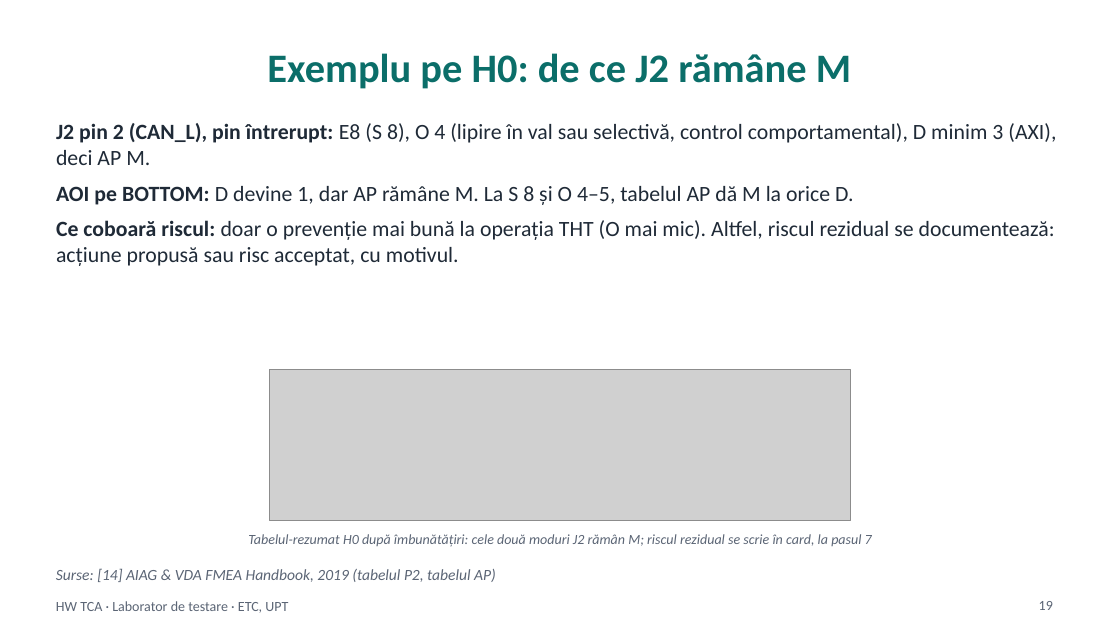
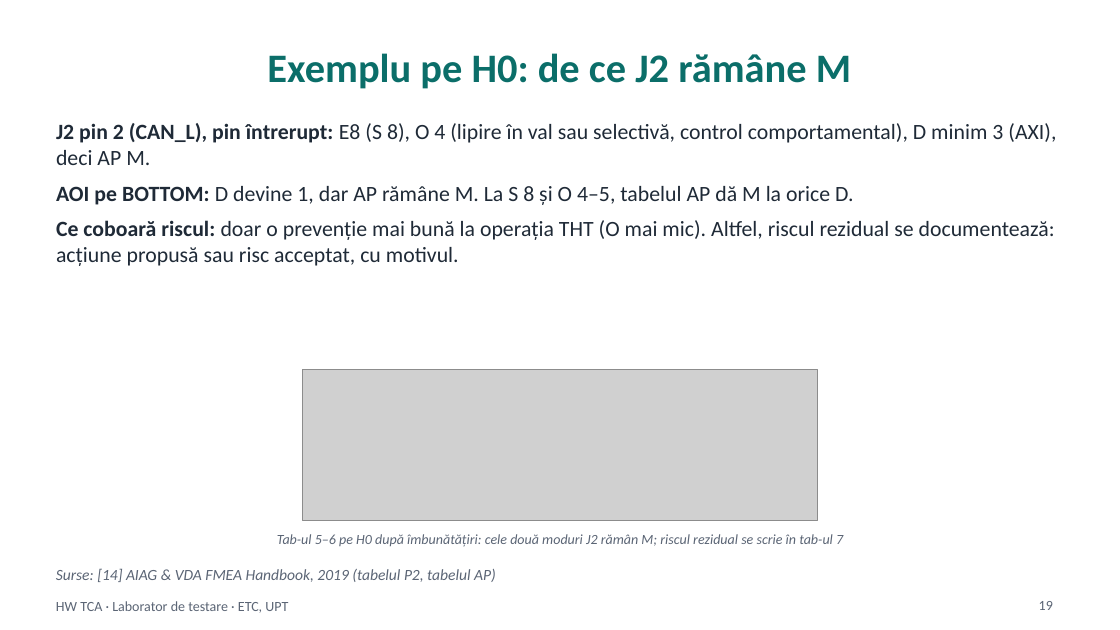
Before and after one commit to madalinatolontan1-ai/sw-tca-lab, a slide deck: slide 19 of materials/hw_deck_draft_src/HW_TCA_curs_RO_draft.pptx. Drawn at 1120x630 pixels with LibreOffice and Linux fonts; fonts in the diff are those of the drawing; grey boxes stand for pictures. Boxes give left, top, right and bottom in pixels: in the first picture for what was removed or moved away, otherwise in the second. Text is boxed around its words. In the diff, an @@ line names an element or a change of style, - is before the commit and + after.

```diff
--- a/materials/hw_deck_draft_src/HW_TCA_curs_RO_draft.pptx
+++ b/materials/hw_deck_draft_src/HW_TCA_curs_RO_draft.pptx
@@ picture: place and size @@
-picture at (269, 370, 850, 521)
+picture at (302, 370, 818, 521)
@@ text at (277, 534, 843, 547): text changed @@
-Tabelul-rezumat H0 după îmbunătățiri: cele două moduri J2 rămân M; riscul rezidual se scrie în card, la pasul 7
+Tab-ul 5–6 pe H0 după îmbunătățiri: cele două moduri J2 rămân M; riscul rezidual se scrie în tab-ul 7
```
Also in this commit, not shown: 1 other slide changed, 5 other files.
